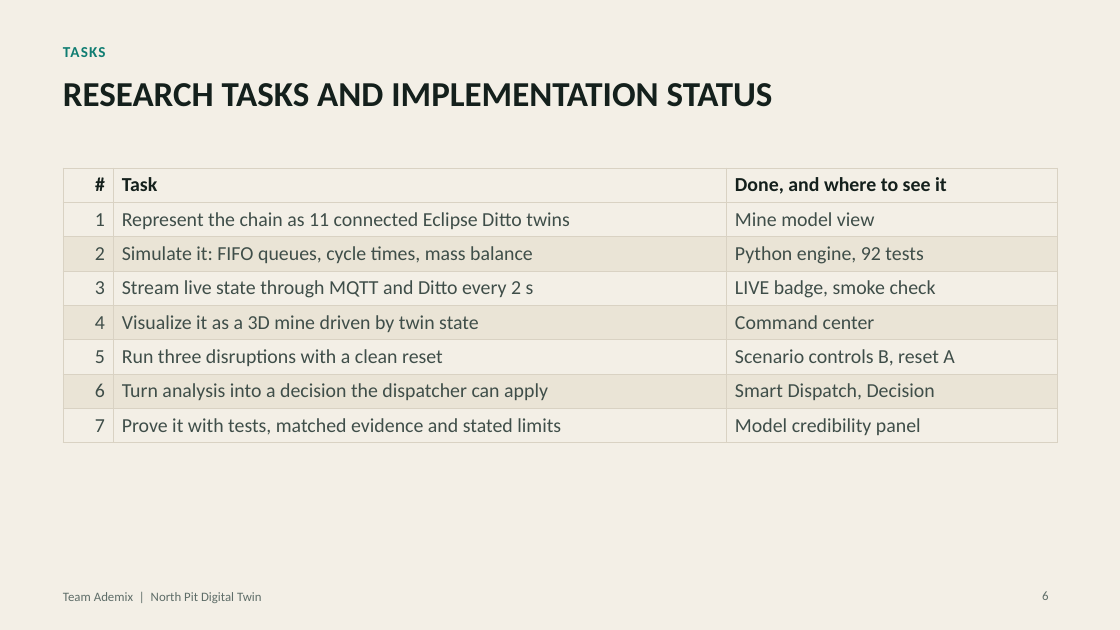
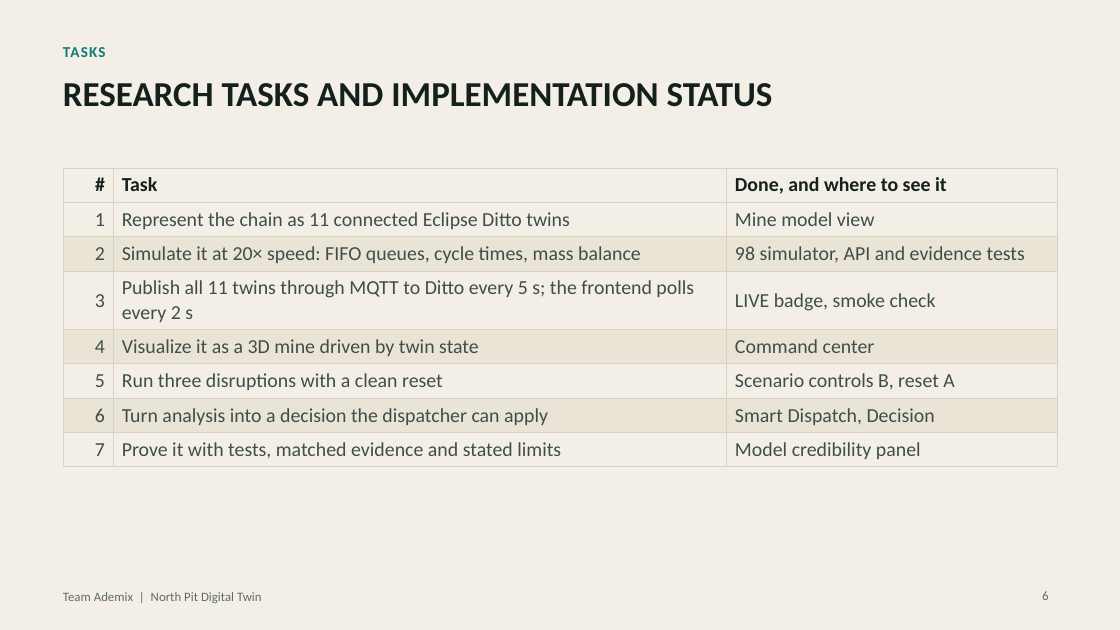
Before and after one commit to ahmadshahyawar/Digital-Mine-on-OpenEgiz, a slide deck: slide 6 of presentation.pptx. Drawn at 1120x630 pixels with LibreOffice and Linux fonts; fonts in the diff are those of the drawing. Boxes give left, top, right and bottom in pixels: in the first picture for what was removed or moved away, otherwise in the second. Text is boxed around its words. In the diff, an @@ line names an element or a change of style, - is before the commit and + after.

```diff
--- a/presentation.pptx
+++ b/presentation.pptx
@@ table at box(63, 168, 1057, 463) @@
-row 3, column 2: Simulate it: FIFO queues, cycle times, mass balance
+row 3, column 2: Simulate it at 20× speed: FIFO queues, cycle times, mass balance
-row 3, column 3: Python engine, 92 tests
+row 3, column 3: 98 simulator, API and evidence tests
-row 4, column 2: Stream live state through MQTT and Ditto every 2 s
+row 4, column 2: Publish all 11 twins through MQTT to Ditto every 5 s; the frontend polls every 2 s
```
Also in this commit, not shown: 2 other slides changed, 1 other file.
